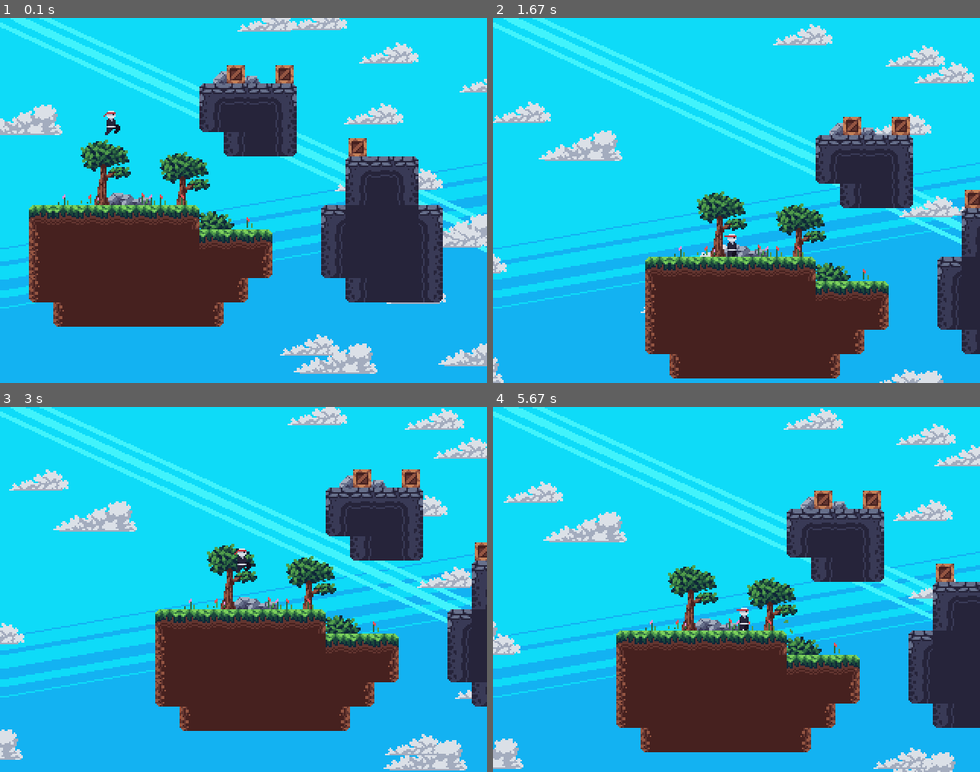
Above: before the commit, frames 1-4 (two rows, left to right).
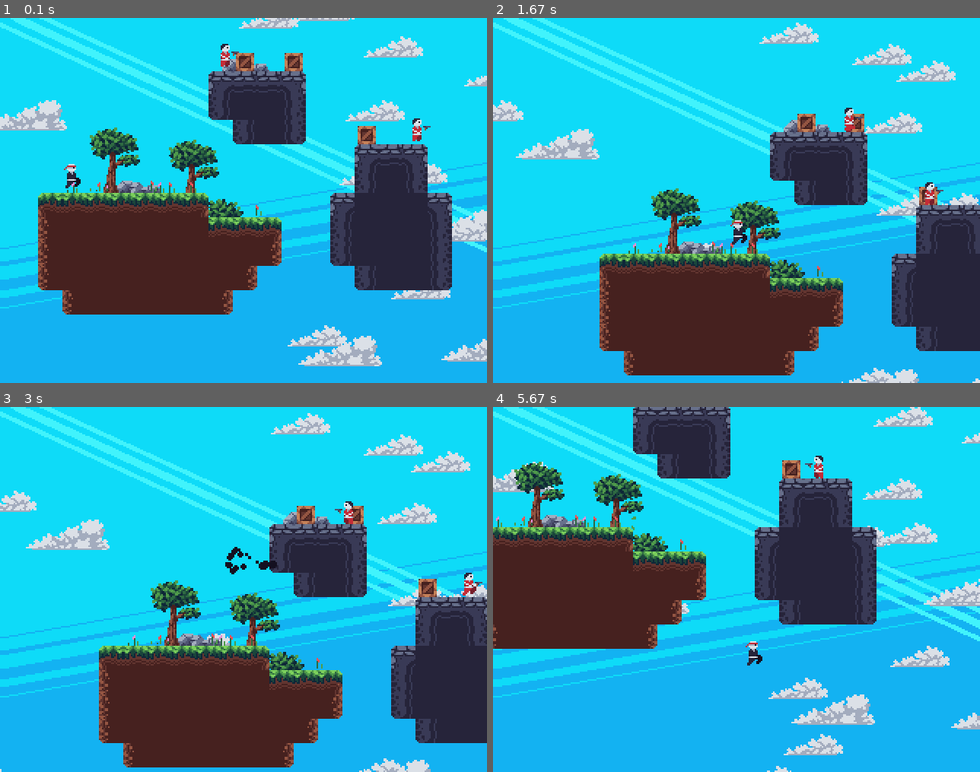
Above: after the commit, the same moments.

Repository: thomas-dumazert/dfp_pygame_plateformer_tutorial
Game: pygame game, started from game.py
The game is run twice, just before and just after one commit, with the same random seed, the same clock (stepped at 60 frames per second) and the same inputs.
Inputs:
- Up to frame 1 (0.1 s): no input
- Up to frame 2 (1.67 s): tap Space at 0.33 s; tap Z at 0.67 s; tap D at 1 s
- Up to frame 3 (3 s): hold Z 2.33-2.8 s; tap Space at 2.83 s
- Up to frame 4 (5.67 s): tap D at 3.17, 3.57, 3.87, 4.07, 4.4, 4.7, 4.9, 5.2, 5.47 s; tap Space at 4.48 s

The runs differ from the first frame. In frame 1, 24% of the frame differs, in the area x 0-100%, y 0-98%; in frame 2, 28%; in frame 3, 38%; in frame 4, 51%, in the area x 0-100%, y 0-100%.

Commit message:
Add enemies

Diff:
--- a/editor.py
+++ b/editor.py
@@ -24,6 +24,7 @@
             'grass': load_images('tiles/grass'),
             'large_decor': load_images('tiles/large_decor'),
             'stone': load_images('tiles/stone'),
+            'spawners': load_images('tiles/spawners')
         }
 
         self.movement = [False, False, False, False]
--- a/game.py
+++ b/game.py
@@ -3,7 +3,7 @@
 
 import pygame
 
-from scripts.entities import PhysicsEntity, Player
+from scripts.entities import PhysicsEntity, Player, Enemy
 from scripts.tilemap import Tilemap
 from scripts.clouds import Clouds
 from scripts.utils import load_image, load_images, Animation
@@ -39,10 +39,16 @@
             'player/slide': Animation(load_images('entities/player/slide')),
             'player/wall_slide': Animation( \
                 load_images('entities/player/wall_slide')),
+            'enemy/idle': Animation(load_images('entities/enemy/idle'),
+                                    img_dur=6),
+            'enemy/run': Animation(load_images('entities/enemy/run'),
+                                   img_dur=4),
             'particle/leaf': Animation(load_images('particles/leaf'),
                                        img_dur=20, loop=False),
             'particle/particle': Animation(load_images('particles/particle'),
                                            img_dur=6, loop=False),
+            'gun': load_image('gun.png'),
+            'projectile': load_image('projectile.png'),
         }
 
         self.player = Player(self, (50, 50), (8, 15))
@@ -56,6 +62,16 @@
             self.leaf_spawners.append(pygame.Rect(tree['pos'][0] + 4,
                                                   tree['pos'][1] + 4, 23, 13))
         self.leaf_spawn_rate = 49999
+
+        self.enemies = []
+        for spawner in self.tilemap.extract([('spawners', 0), ('spawners', 1)]):
+            if spawner['variant'] == 0:
+                self.player.pos = spawner['pos']
+            else:
+                self.enemies.append(Enemy(self, spawner['pos'], (8, 15)))
+
+        self.projectiles = []
+        self.projectile_lifetime = 360
 
         self.particles = []
 
@@ -74,9 +90,9 @@
                     self.movement[0] = True
                 if event.key == pygame.K_d:
                     self.movement[1] = True
+                if event.key == pygame.K_z:
+                    self.player.jump()
                 if event.key == pygame.K_SPACE:
-                    self.player.jump()
-                if event.key == pygame.K_s:
                     self.player.dash()
             if event.type == pygame.KEYUP:
                 if event.key == pygame.K_q:
@@ -103,12 +119,30 @@
                     rect.width * rect.height:
                     pos = (rect.x + random.random() * rect.width,
                            rect.y + random.random() * rect.height)
-                    self.particles.append(Particle(self, 'leaf', pos, velocity=[-0.1, 0.3], frame=random.randint(0, 20)))
+                    self.particles.append(Particle(self, 'leaf', pos,
+                                                   velocity=[-0.1, 0.3],
+                                                   frame=random.randint(0, 20)))
 
             self.clouds.update()
 
+            for enemy in self.enemies.copy():
+                enemy.update(self.tilemap, (0, 0))
+
             self.player.update(self.tilemap,
                                (self.movement[1] - self.movement[0], 0))
+
+            # [[x, y], direction, timer]
+            for projectile in self.projectiles.copy():
+                projectile[0][0] += projectile[1]
+                projectile[2] += 1
+
+                if self.tilemap.solid_check(projectile[0]):
+                    self.projectiles.remove(projectile)
+                elif projectile[2] > self.projectile_lifetime:
+                    self.projectiles.remove(projectile)
+                elif abs(self.player.dashing) < self.player.dash_cooldown:
+                    if self.player.rect().collidepoint(projectile[0]):
+                        self.projectiles.remove(projectile)
 
             for particle in self.particles.copy():
                 kill = particle.update()
@@ -125,7 +159,20 @@
             for particle in self.particles:
                 particle.render(self.display, offset=render_scroll)
 
+            for enemy in self.enemies.copy():
+                enemy.render(self.display, offset=render_scroll)
+
             self.player.render(self.display, offset=render_scroll)
+
+            for projectile in self.projectiles:
+                img = self.assets['projectile']
+                self.display.blit(img,
+                                  (projectile[0][0] - img.get_width() / 2 \
+                                   - render_scroll[0],
+                                   projectile[0][1] - img.get_height() / 2 \
+                                    - render_scroll[1]))
+
+
 
             self.screen.blit(pygame.transform.scale(self.display,
                                                     self.screen.get_size()),
--- a/map.json
+++ b/map.json
@@ -1 +1 @@
-{"tilemap": {"4;7": {"type": "grass", "variant": 1, "pos": [ …(5241 unchanged characters)… cor", "variant": 1, "pos": [93.0, 96.0]}]}
+{"tilemap": {"4;7": {"type": "grass", "variant": 1, "pos": [ …(5241 unchanged characters)… cor", "variant": 1, "pos": [93.0, 96.0]}, {"type": "spawners", "variant": 0, "pos": [18.0, 93.0]}, {"type": "spawners", "variant": 1, "pos": [245.0, 62.0]}, {"type": "spawners", "variant": 1, "pos": [119.0, 13.0]}]}
--- a/scripts/entities.py
+++ b/scripts/entities.py
@@ -217,3 +217,63 @@
                                                 self.rect().center,
                                                 velocity=p_velocity,
                                                 frame=random.randint(0, 7)))
+
+class Enemy(PhysicsEntity):
+    def __init__(self, game, pos, size) -> None:
+        super().__init__(game, 'enemy', pos, size)
+
+        self.wake_up_chance = 0.01
+
+        self.walking = 0
+        self.walking_speed = 0.5
+        self.walking_duration_range = (30, 120)
+
+        self.gun_pos = (4, 2)
+
+        self.shooting_range = (0, 16)
+
+    def update(self, tilemap, movement=(0, 0)) -> None:
+        if self.walking:
+            # +/- 7 and 23 allow to check the tiles in front and below
+            # the enemy. Those can be computed from enemy and tile
+            # sizes.
+            if tilemap.solid_check((self.rect().centerx + (-7 if self.flip else 7), self.pos[1] + 23)):
+                movement = (movement[0] - self.walking_speed \
+                            if self.flip else self.walking_speed, movement[1])
+            else:
+                self.flip = not self.flip
+            self.walking = max(self.walking - 1, 0)
+
+            if not self.walking:
+                dis = (self.game.player.pos[0] - self.pos[0], self.game.player.pos[1] - self.pos[1])
+                if abs(dis[1]) < self.shooting_range[1]:
+                    if self.flip and dis[0] < 0:
+                        self.game.projectiles.append([[self.rect().centerx - 7, self.rect().centery], -1.5, 0])
+                    if not self.flip and dis[0] > 0:
+                        self.game.projectiles.append([[self.rect().centerx + 7, self.rect().centery], 1.5, 0])
+        elif random.random() < self.wake_up_chance:
+            self.walking = random.randint(*self.walking_duration_range)
+
+        super().update(tilemap, movement)
+
+        if movement[0] != 0:
+            self.set_action('run')
+        else:
+            self.set_action('idle')
+    def render(self, surf, offset=(0, 0)):
+        super().render(surf, offset)
+
+        if self.flip:
+            surf.blit(pygame.transform.flip(self.game.assets['gun'],
+                                            True, False),
+                                            (self.rect().centerx \
+                                             - self.gun_pos[0] \
+                                                - self.game.assets['gun'].get_width() \
+                                                    - offset[0],
+                                             self.rect().centery \
+                                                - self.gun_pos[1] \
+                                                    - offset[1]))
+        else:
+            surf.blit(self.game.assets['gun'],
+                      (self.rect().centerx + self.gun_pos[0] - offset[0],
+                       self.rect().centery - self.gun_pos[1] - offset[1]))
--- a/scripts/tilemap.py
+++ b/scripts/tilemap.py
@@ -105,8 +105,15 @@
 
         return rects
 
+    def solid_check(self, pos):
+        tile_loc = str(int(pos[0] // self.tile_size)) + ';' + \
+            str(int(pos[1] // self.tile_size))
+        if tile_loc in self.tilemap:
+            if self.tilemap[tile_loc]['type'] in PHYSICS_TILES:
+                return self.tilemap[tile_loc]
+
     def render(self, surf, offset=(0, 0)) -> None:
-        # Followinf for loop can be optimized
+        # Following for loop can be optimized
         for tile in self.offgrid_tiles:
             surf.blit(self.game.assets[tile['type']][tile['variant']],
                       (tile['pos'][0]-offset[0], tile['pos'][1]-offset[1]))
